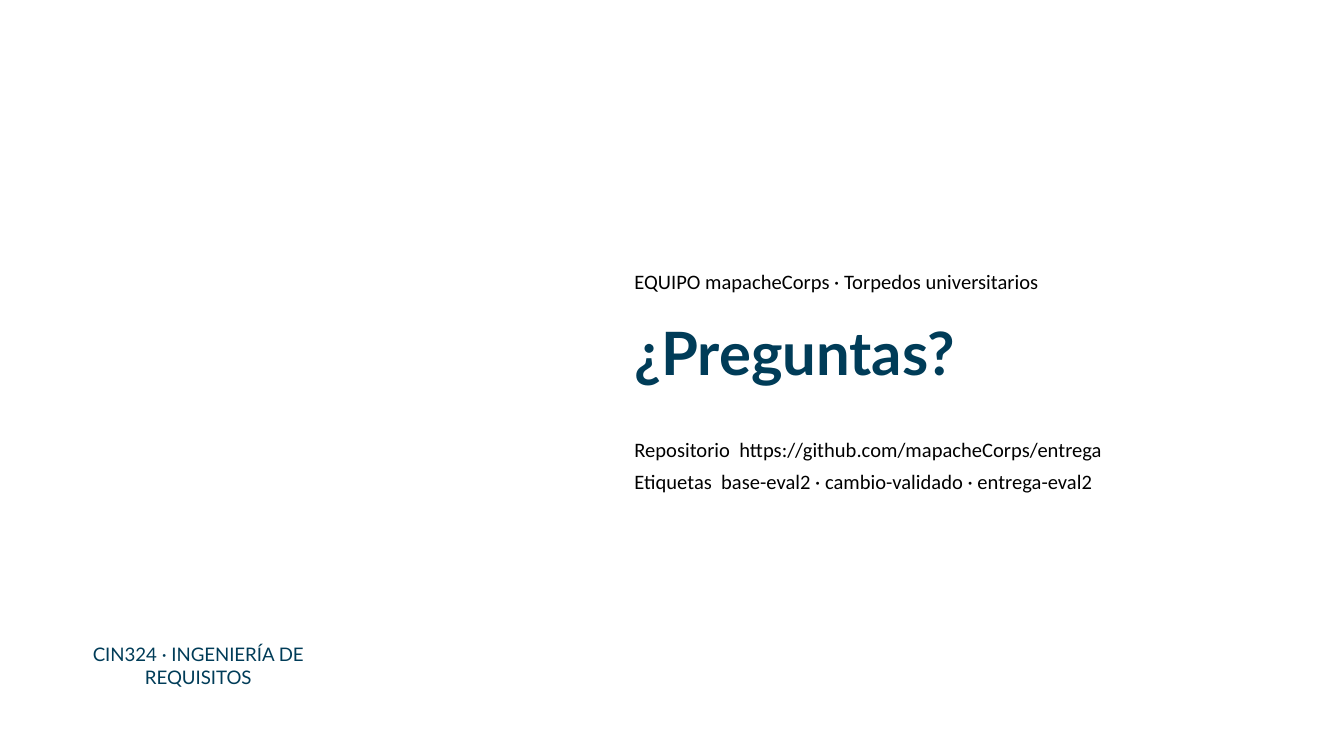
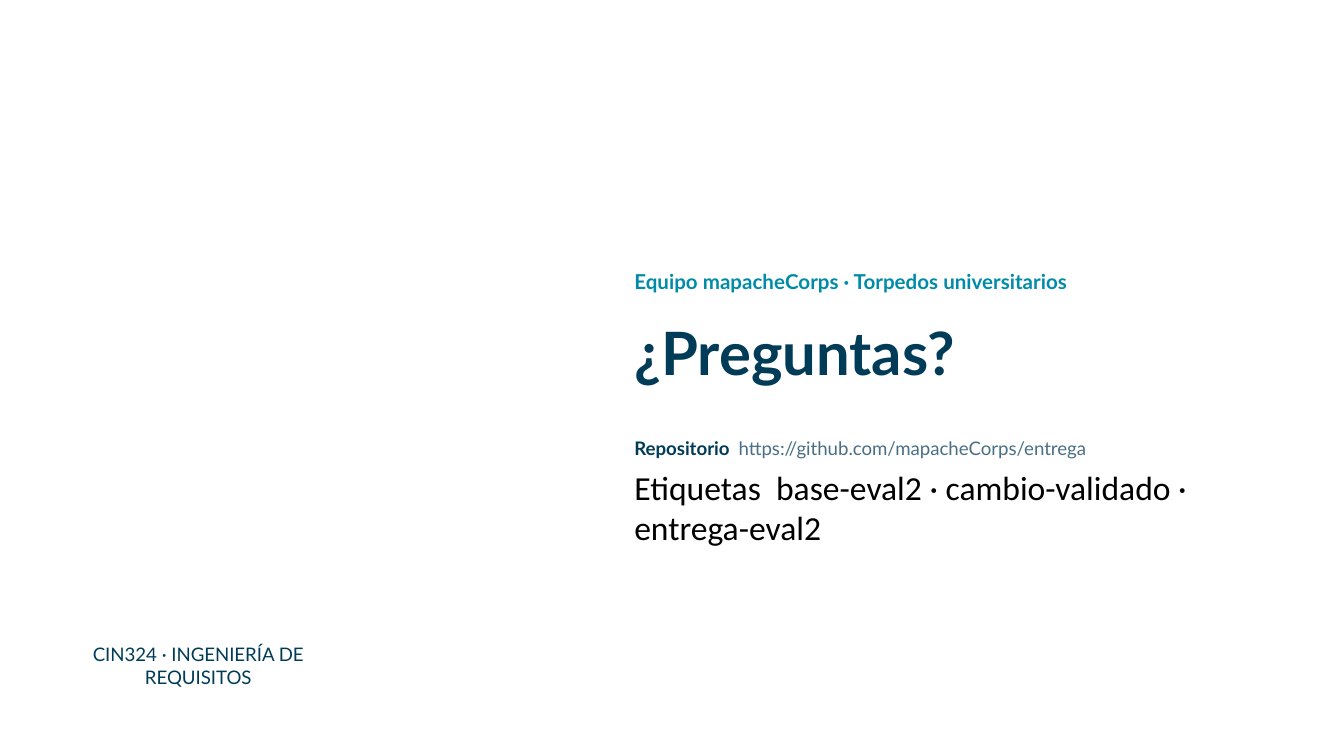
Before and after one commit to mapacheCorps/entrega, a slide deck: slide 15 of eval2/Presentacion_Evaluacion2_mapacheCorps.pptx. Drawn at 1344x756 pixels with LibreOffice and Linux fonts; fonts in the diff are those of the drawing; background and template pictures are left out. Boxes give left, top, right and bottom in pixels: in the first picture for what was removed or moved away, otherwise in the second. Text is boxed around its words. In the diff, an @@ line names an element or a change of style, - is before the commit and + after.

```diff
--- a/eval2/Presentacion_Evaluacion2_mapacheCorps.pptx
+++ b/eval2/Presentacion_Evaluacion2_mapacheCorps.pptx
@@ text at [634, 273, 1067, 293]: text changed; font Calibri to Lato; text colour #000000 to #008CA8; bold on @@
-EQUIPO mapacheCorps · Torpedos universitarios
+Equipo mapacheCorps · Torpedos universitarios
@@ text "Repositorio https://github.com/mapacheCorps/entrega" at [634, 441, 1171, 546]: size 11 to 10 pt, font Calibri to Lato in "Repositorio https://github.com/mapacheCorps/entrega"; text colour #000000 to #003C58, bold on in "Repositorio"; text colour #000000 to #4A6F84 in "https://github.com/mapacheCorps/entrega"; size 11 to 18 pt in "Etiquetas base-eval2 · cambio-validado · entrega-eval2" @@
```
Also in this commit, not shown: 14 other slides changed, 3 other files.
